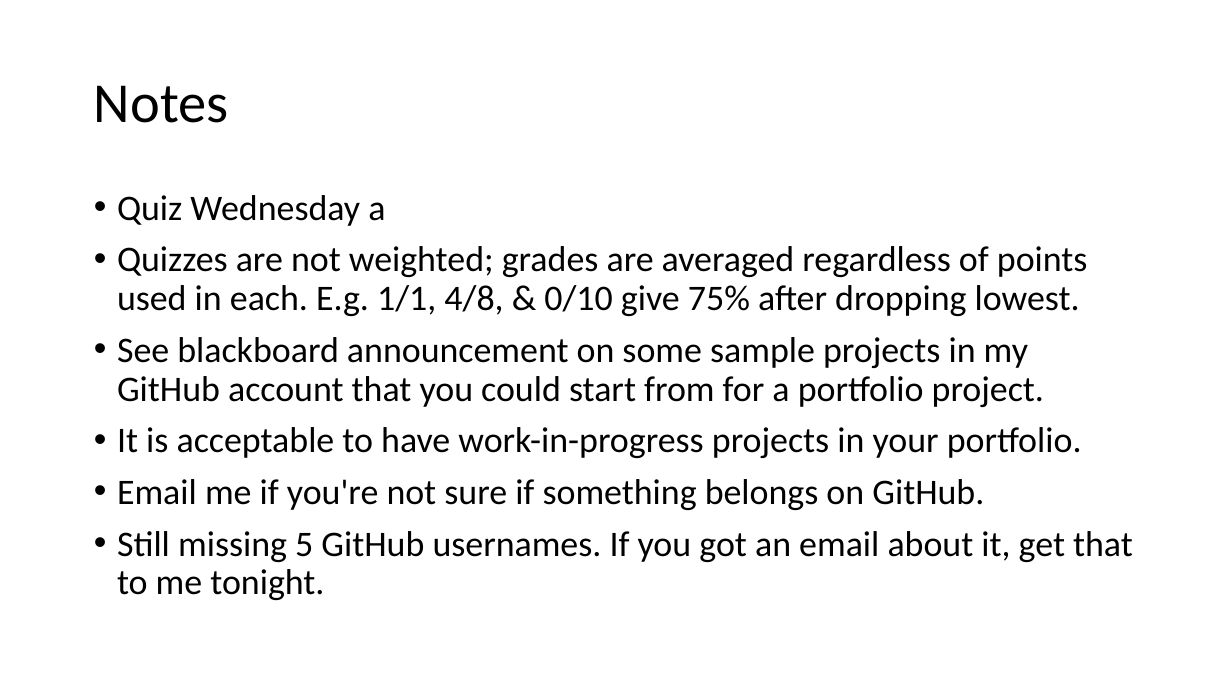
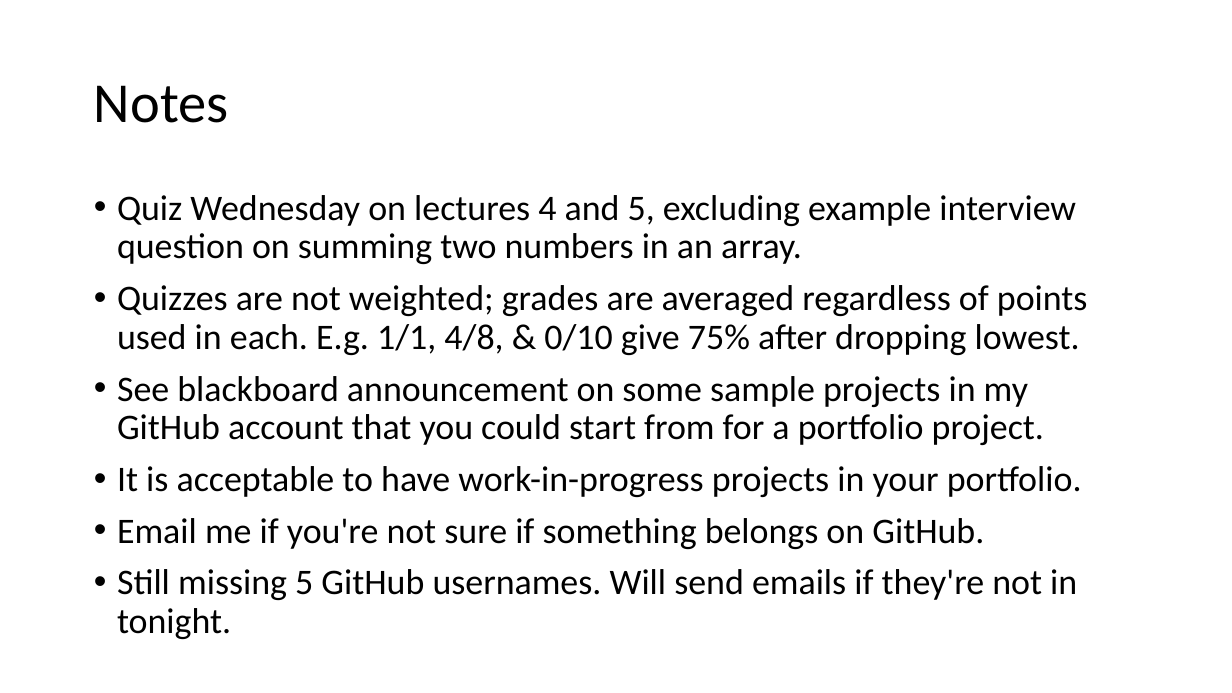
Before and after one commit to kilgallin/SWEF22, a slide deck: slide 2 of lectures/06-GitHub-Ex.pptx. Drawn at 1232x693 pixels with LibreOffice and Linux fonts; fonts in the diff are those of the drawing. Boxes give left, top, right and bottom in pixels: in the first picture for what was removed or moved away, otherwise in the second. Text is boxed around its words. In the diff, an @@ line names an element or a change of style, - is before the commit and + after.

```diff
--- a/lectures/06-GitHub-Ex.pptx
+++ b/lectures/06-GitHub-Ex.pptx
@@ text at bbox=[117, 195, 1076, 264]: text changed @@
-• Quiz Wednesday a
+• Quiz Wednesday on lectures 4 and 5, excluding example interview question on summing two numbers in an array.
@@ text at bbox=[117, 569, 1077, 639]: text changed @@
-• Still missing 5 GitHub usernames. If you got an email about it, get that to me tonight.
+• Still missing 5 GitHub usernames. Will send emails if they're not in tonight.
```
Also in this commit, not shown: 1 other file.
